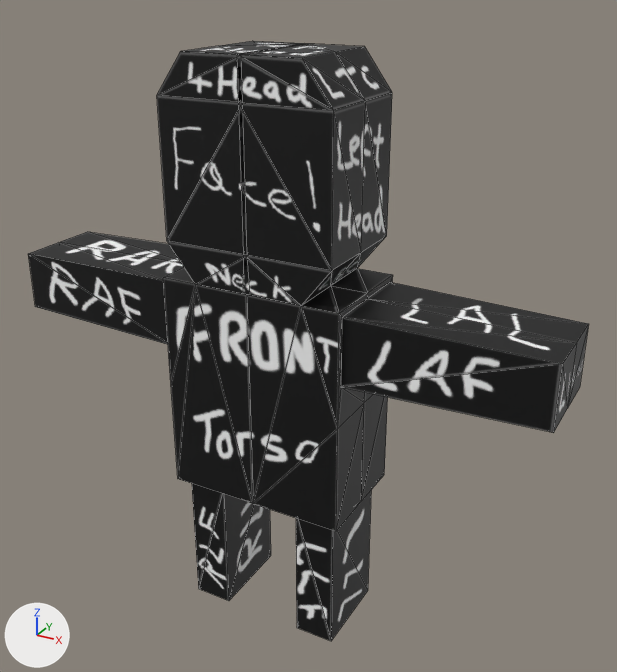
A saved change to the glTF model res/models/human_animated_textured.glb.
One viewpoint serves both versions: a 50 mm lens placed at (10.58, -17.56, 17.26), pointed at (0.58, 0.61, 8.17). The axes (+X, +Y, +Z) are drawn at lower left. The lights are the same throughout. Mesh edges are drawn as thin lines. Where no turn or scale is listed for an object, it has been applied to the vertices.
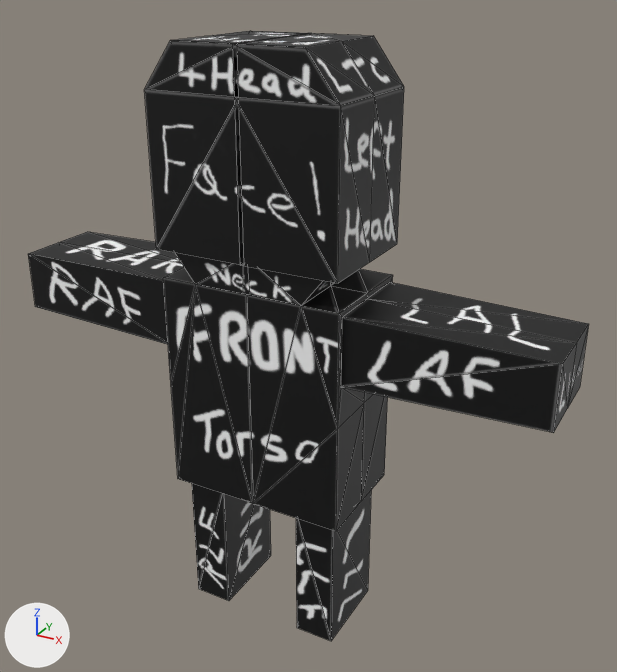
Location of each change, (x1, y1, x2, y2) in pixels of the pictures (617 x 672 px):
```json
{"object": "Helm", "change": "added", "after": [144, 31, 404, 283], "on screen": "black"}
```

Edits to the scene script, one JSON object a line:
```json
{"op": "add", "block": "me_helmmesh", "code": ["me_helmmesh = bpy.data.meshes.new('HelmMesh')", "me_helmmesh.from_pydata(...)  # 34 vertices, 54 faces; spans x -2.53..2.53, y -1.56..1.74, z 10.69..15.64", "me_helmmesh.materials.append(mat_material_001)  # picture img_skin"]}
{"op": "add", "block": "ob_helm", "code": ["ob_helm = bpy.data.objects.new('Helm', me_helmmesh)", "ob_helm.location = (0.0, 0.0, 0.0)"]}
```
